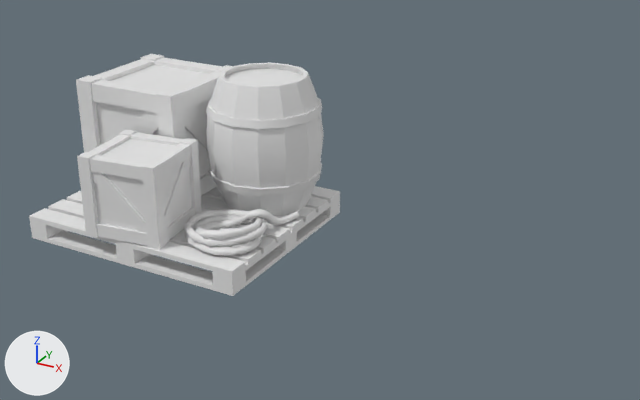
The FBX model Assets/Models/Props/Storage Big.fbx: old version first, new version second.
Camera for both pictures: a 50 mm camera at (15.36, -41.72, 2.71) aimed at (12.78, -37.02, 0.37). Every picture has the same lights, and +X, +Y and +Z are marked at lower left. Where no turn or scale is listed for an object, it has been applied to the vertices.

Objects in the first picture: 'Barrel', 'Barrel Rims', 'Create Body', 'Create Body.001', 'Create Cage', 'Create Cage.001', 'Create Planks.001', 'Create Planks.002', 'Create Planks.005', 'Create Planks.006', 'Rope', 'Storage Big'.
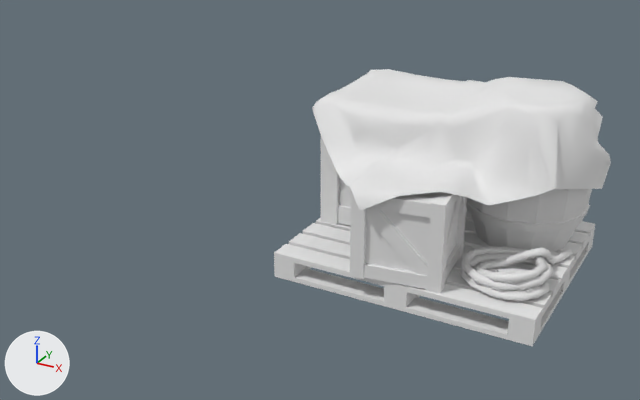
Where the change shows, as pixel boxes (x1, y1, x2, y2) in the pictures (640 x 400 px):
'Cloth', added: after (312, 69, 611, 211)
'Storage Big', moved: before (29, 186, 340, 296); after (274, 211, 595, 346)
'Barrel', moved: before (206, 63, 324, 216); after (467, 189, 592, 252)
'Create Cage.001', moved: before (77, 130, 202, 250); after (350, 191, 467, 293)
'Create Cage', moved: before (76, 54, 232, 196); after (321, 137, 467, 226)
'Rope', moved: before (184, 209, 300, 256); after (460, 247, 573, 302)
'Create Body.001', moved, turned, rescaled: before (94, 139, 192, 230); after (365, 192, 458, 272)
'Create Body', moved, turned: before (96, 65, 210, 176); after (340, 178, 347, 191)
'Barrel Rims', moved: before (206, 98, 322, 196); after (466, 139, 598, 232)
'Create Planks.006', moved, turned, rescaled: before (91, 172, 147, 233); after (366, 208, 427, 275)
'Create Planks.005', moved, turned, rescaled: before (164, 158, 191, 229); after (445, 196, 462, 267)
'Create Planks.002', moved, turned: before (129, 111, 158, 135); after (339, 186, 352, 207)
'Create Planks.001', moved, turned (not visible afterwards): before (184, 107, 207, 149)

The change, as a diff of the scene's bpy script:
```diff
--- a/Assets/Models/Props/Storage Big.fbx.py
+++ b/Assets/Models/Props/Storage Big.fbx.py
@@ ob_create_planks_001 @@
 ob_create_planks_001 = bpy.data.objects.new('Create Planks.001', me_cube_051)
-ob_create_planks_001.location = (11.75, -36.86, 0.582)
-ob_create_planks_001.rotation_euler = (-0.785, 0.0, -3.142)  # degrees (-45, 0, -180)
+ob_create_planks_001.location = (-0.363, 0.0, 0.413)
+ob_create_planks_001.rotation_euler = (-0.785, 0.0, 0.0)  # degrees (-45, 0, 0)
@@ ob_create_cage_001 @@
 ob_create_cage_001 = bpy.data.objects.new('Create Cage.001', me_cube_072)
-ob_create_cage_001.location = (11.747, -37.562, 0.446)
+ob_create_cage_001.location = (13.509, -37.227, 0.446)
@@ ob_barrel @@
 ob_barrel = bpy.data.objects.new('Barrel', me_cylinder_053)
-ob_barrel.location = (12.232, -36.806, 0.169)
+ob_barrel.location = (13.994, -36.471, 0.169)
@@ ob_create_planks_005 @@
 ob_create_planks_005 = bpy.data.objects.new('Create Planks.005', me_cube_051)
-ob_create_planks_005.location = (11.99, -37.53, 0.446)
-ob_create_planks_005.rotation_euler = (2.356, 0.0, 0.123)  # degrees (135, 0, 7)
-ob_create_planks_005.scale = (-0.67, -0.67, -0.67)
+ob_create_planks_005.location = (0.0, 0.363, 0.413)
+ob_create_planks_005.rotation_euler = (2.356, 0.0, 1.571)  # degrees (135, 0, 90)
+ob_create_planks_005.scale = (-1.0, -1.0, -1.0)
@@ ob_create_body @@
 ob_create_body = bpy.data.objects.new('Create Body', me_cube_049)
-ob_create_body.location = (11.39, -36.86, 0.169)
-ob_create_body.rotation_euler = (0.0, 0.0, -3.142)  # degrees (0, 0, -180)
+ob_create_body.parent = ob_create
+ob_create_body.location = (0.0, 0.0, 0.0)
@@ ob_storage_big @@
 ob_storage_big = bpy.data.objects.new('Storage Big', me_cube_042)
-ob_storage_big.location = (11.783, -37.121, 0.0)
+ob_storage_big.location = (13.545, -36.787, 0.0)
 ob_storage_big.rotation_euler = (0.0, 0.0, -3.142)  # degrees (0, 0, -180)
@@ ob_create_body_001 @@
 ob_create_body_001 = bpy.data.objects.new('Create Body.001', me_cube_049)
-ob_create_body_001.location = (11.75, -37.56, 0.169)
-ob_create_body_001.rotation_euler = (0.0, 0.0, -1.448)  # degrees (0, 0, -83)
-ob_create_body_001.scale = (0.67, 0.67, 0.67)
+ob_create_body_001.parent = ob_create_001
+ob_create_body_001.location = (0.0, 0.0, 0.0)
@@ ob_create_cage @@
 ob_create_cage = bpy.data.objects.new('Create Cage', me_cube_071)
-ob_create_cage.location = (11.389, -36.856, 0.582)
+ob_create_cage.location = (13.151, -36.521, 0.582)
@@ ob_barrel_rims @@
 ob_barrel_rims = bpy.data.objects.new('Barrel Rims', me_cylinder_054)
-ob_barrel_rims.location = (12.232, -36.806, 0.169)
+ob_barrel_rims.location = (13.994, -36.471, 0.169)
@@ ob_create_planks_006 @@
 ob_create_planks_006 = bpy.data.objects.new('Create Planks.006', me_cube_051)
-ob_create_planks_006.location = (11.78, -37.8, 0.446)
-ob_create_planks_006.rotation_euler = (-0.785, 0.0, 1.694)  # degrees (-45, 0, 97)
-ob_create_planks_006.scale = (0.67, 0.67, 0.67)
+ob_create_planks_006.location = (0.363, 0.0, 0.413)
+ob_create_planks_006.rotation_euler = (-0.785, 0.0, 3.142)  # degrees (-45, 0, 180)
@@ ob_create_planks_002 @@
 ob_create_planks_002 = bpy.data.objects.new('Create Planks.002', me_cube_051)
-ob_create_planks_002.location = (11.39, -37.22, 0.582)
-ob_create_planks_002.rotation_euler = (2.356, 0.0, -1.571)  # degrees (135, 0, -90)
+ob_create_planks_002.parent = ob_create
+ob_create_planks_002.location = (0.0, 0.363, 0.413)
+ob_create_planks_002.rotation_euler = (2.356, 0.0, 1.571)  # degrees (135, 0, 90)
 ob_create_planks_002.scale = (-1.0, -1.0, -1.0)
@@ ob_rope @@
 ob_rope = bpy.data.objects.new('Rope', me_beziercircle_005)
-ob_rope.location = (12.329, -37.461, 0.199)
+ob_rope.location = (14.091, -37.126, 0.199)
@@ ob_create @@
+ob_create = bpy.data.objects.new('Create', None)
+ob_create.parent = ob_storage_big
+ob_create.location = (0.393, -0.265, 0.169)
@@ ob_create_001 @@
+ob_create_001 = bpy.data.objects.new('Create.001', None)
+ob_create_001.parent = ob_storage_big
+ob_create_001.location = (0.0356, 0.441, 0.169)
+ob_create_001.rotation_euler = (0.0, 0.0, 1.694)  # degrees (0, 0, 97)
+ob_create_001.scale = (0.67, 0.67, 0.67)
@@ ob_cloth @@
+ob_cloth = bpy.data.objects.new('Cloth', me_plane_020)  # 217 vertices, 383 faces; spans x -0.9..0.94, y -1.1..0.47, z -0.56..0.24; in mat_cloth (white #e7e7e7)
+ob_cloth.location = (13.56, -36.492, 0.909)
```
